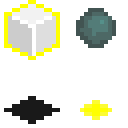
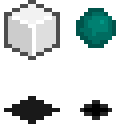
Two versions of the same layered image (128px x 128px). Layer-by-layer changes:
hid "select #2", opacity 100% → 66% over box(80, 100, 112, 120)
painted on "object #1" over box(76, 8, 116, 48)
hid "select" over box(4, 0, 60, 60)
